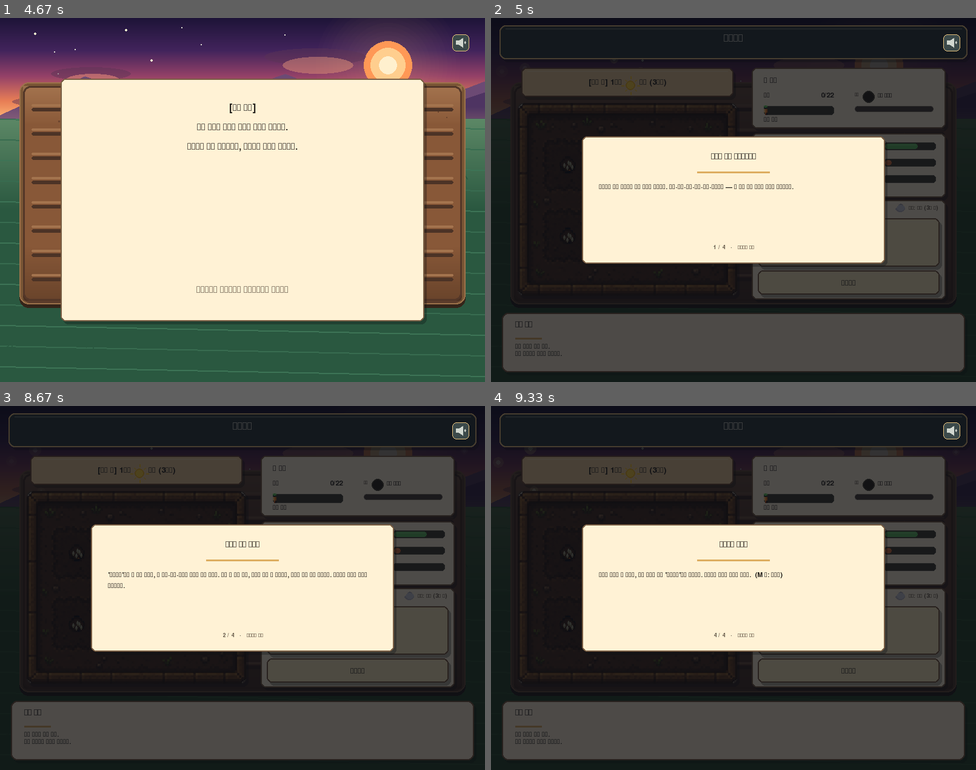
Above: before the commit, frames 1-4 (two rows, left to right).
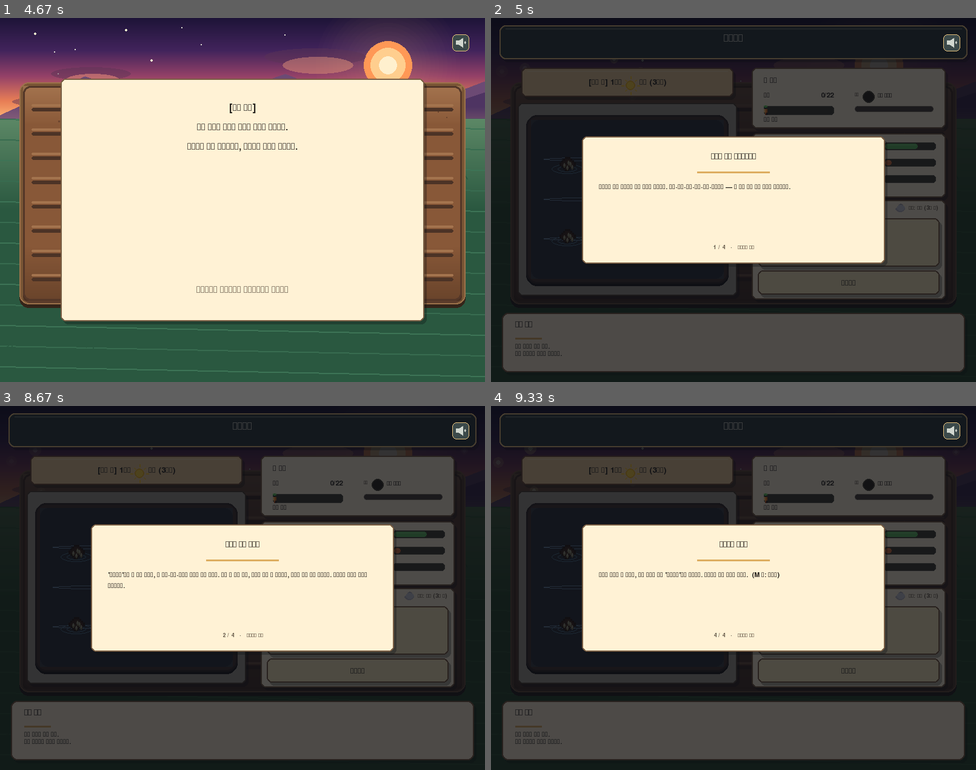
Above: after the commit, the same moments.

Repository: minulx-10/DreamFarm
Game: pygame game, started from main.py
Two runs of this game, one before a commit and one after it. Both use one fixed random seed, a clock stepped at 60 frames per second and the inputs below.
Inputs (mouse positions are in pixels of both pictures, inside the frame that each line leads up to):
- Up to frame 1 (4.67 s): click (242, 174) at 0.38 s; press the mouse at (460, 43) at 0.7 s; move the mouse to (320, 134) at 0.8 s; release the mouse at (179, 225) at 0.93 s; press the mouse at (291, 229) at 1.03 s; move the mouse to (315, 214) at 1.13 s; release the mouse at (339, 203) at 1.27 s; press the mouse at (242, 265) at 1.37 s; move the mouse to (320, 170) at 1.47 s; release the mouse at (397, 76) at 1.6 s; press the mouse at (184, 178) at 1.7 s; move the mouse to (130, 229) at 1.8 s; release the mouse at (77, 280) at 1.93 s; press the mouse at (397, 178) at 2.03 s; move the mouse to (227, 240) at 2.13 s; release the mouse at (58, 301) at 2.27 s; click (242, 334) at 2.38 s; click (194, 232) at 2.72 s; type "ann" at 3 s; tap Enter at 3.33 s; click (320, 134) at 3.55 s; click (286, 83) at 3.88 s; click (266, 98) at 4.22 s; click (232, 159) at 4.55 s
- Up to frame 2 (5 s): click (752, 265) at 4.88 s
- Up to frame 3 (8.67 s): click (213, 668) at 5.22 s; press the mouse at (460, 431) at 5.53 s; move the mouse to (315, 453) at 5.63 s; release the mouse at (174, 475) at 5.77 s; press the mouse at (194, 617) at 5.87 s; move the mouse to (189, 660) at 5.97 s; release the mouse at (184, 708) at 6.1 s; press the mouse at (242, 544) at 6.2 s; move the mouse to (189, 515) at 6.3 s; release the mouse at (135, 486) at 6.43 s; press the mouse at (242, 544) at 6.53 s; move the mouse to (271, 595) at 6.63 s; release the mouse at (305, 646) at 6.77 s; press the mouse at (242, 518) at 6.87 s; move the mouse to (271, 562) at 6.97 s; release the mouse at (295, 606) at 7.1 s; press the mouse at (291, 580) at 7.7 s; move the mouse to (344, 526) at 7.8 s; release the mouse at (392, 471) at 7.93 s; press the mouse at (242, 588) at 8.03 s; move the mouse to (232, 609) at 8.13 s; release the mouse at (227, 631) at 8.27 s; press the mouse at (242, 653) at 8.37 s; move the mouse to (320, 668) at 8.47 s; release the mouse at (392, 686) at 8.6 s
- Up to frame 4 (9.33 s): press the mouse at (782, 580) at 8.7 s; move the mouse to (791, 642) at 8.8 s; release the mouse at (801, 704) at 8.93 s; tap Enter at 9 s

Frame 1 is identical in both runs. In frame 2, 3.5% of the frame differs, in the area x 5-63%, y 23-76%; in frame 3, 3.5%; in frame 4, 3.6%, in the area x 5-61%, y 23-76%.

Commit message:
fix: 벼/논 관개농업(물바닥) 시각화 및 엔딩 식탁 음식 작물별 다각화

Diff:
--- a/core/crops.py
+++ b/core/crops.py
@@ -82,23 +82,82 @@
     """본문 속 '당근'을 지금 작물 이름으로 바꾸되, 뒤따르는 조사도 맞춘다."""
     if word == "당근":
         return text
+
+    # 작물별 사전 치환 (논/밭 명칭 및 식재료별 디테일 처리)
+    if word == "쌀밥":
+        # 밭 -> 논
+        text = text.replace("당근밭", "논")
+        text = text.replace("당근 밭", "논")
+        text = text.replace("밭의 상태", "논의 상태")
+        text = text.replace("밭 상태", "논 상태")
+        text = text.replace("밭일", "논일")
+        text = text.replace("낯선 밭", "낯선 논")
+        text = text.replace("평온한 밭", "평온한 논")
+        text = text.replace("지켜내지 못한 밭", "지켜내지 못한 논")
+        text = text.replace("밭을 지켜내지", "논을 지켜내지")
+        text = text.replace("밭이 평온하다", "논이 평온하다")
+
+        # 특정 식사/대사 맥락 치환
+        text = text.replace("당근 반찬", "쌀밥")
+        text = text.replace("당근을 베어 문", "쌀밥을 입에 넣은")
+        text = text.replace("당근을 베어문", "쌀밥을 입에 넣은")
+        text = text.replace("당근을 집어 먹는다", "쌀밥을 떠 먹는다")
+        text = text.replace("당근을 가만히 바라보다", "밥그릇을 가만히 바라보다")
+        text = text.replace("당근 한 뿌리", "벼 한 포기")
+        text = text.replace("당근 한 조각", "쌀밥 한 숟갈")
+        text = text.replace("젓가락", "숟가락")
+        text = text.replace("흙 묻은 당근", "햅쌀 봉지")
+        text = text.replace("당근 잎", "벼 잎")
+        text = text.replace("당근 씨앗", "볍씨")
+
+        # 식탁 맥락과 재배 맥락에 따라 치환할 작물명 결정 (쌀밥 vs 벼)
+        is_meal = False
+        for keyword in ["남기지 마라", "몸에 좋으니까", "먹어라", "맛", "식탁", "그릇"]:
+            if keyword in text:
+                is_meal = True
+                break
+        word_to_use = "쌀밥" if is_meal else "벼"
+    elif word == "사과":
+        text = text.replace("당근밭", "사과밭")
+        text = text.replace("당근 밭", "사과밭")
+        text = text.replace("당근 반찬", "사과 반찬")
+        text = text.replace("당근 한 뿌리", "사과 한 알")
+        text = text.replace("당근 한 조각", "사과 한 조각")
+        text = text.replace("흙 묻은 당근", "갓 딴 사과")
+        text = text.replace("당근 잎", "사과 잎")
+        text = text.replace("당근 씨앗", "사과 씨앗")
+        word_to_use = word
+    elif word == "감자":
+        text = text.replace("당근밭", "감자밭")
+        text = text.replace("당근 밭", "감자밭")
+        text = text.replace("당근 반찬", "감자 반찬")
+        text = text.replace("당근 한 뿌리", "감자 한 알")
+        text = text.replace("당근 한 조각", "감자 한 조각")
+        text = text.replace("흙 묻은 당근", "흙 묻은 감자")
+        text = text.replace("당근 잎", "감자 잎")
+        text = text.replace("당근 씨앗", "씨감자")
+        word_to_use = word
+    else:
+        word_to_use = word
+
     out = []
     i = 0
     while i < len(text):
         if text.startswith("당근", i):
-            out.append(word)
+            out.append(word_to_use)
             i += 2
             if i < len(text):
                 nxt = text[i]
                 for with_b, without_b in _JOSA_PAIRS:
                     if nxt in (with_b, without_b):
-                        out.append(with_b if _has_batchim(word) else without_b)
+                        out.append(with_b if _has_batchim(word_to_use) else without_b)
                         i += 1
                         break
         else:
             out.append(text[i])
             i += 1
     return "".join(out)
+
 
 
 # ── 악)몽중농원 — 진엔딩 해금 모드 ──
--- a/scenes/ending.py
+++ b/scenes/ending.py
@@ -576,18 +576,47 @@
             # 2. 그릇 (입체 백자)
             self._draw_plate(screen, 400, 345, tc)
 
-            # 3. 그릇에 담긴 당근 반찬 조각들 (안면 가운데)
+            # 3. 그릇에 담긴 반찬/음식 조각들 (안면 가운데)
             if tc > 120:
-                chunks = [
-                    ([(376, 348), (392, 342), (396, 352), (380, 356)], (245, 125, 30), (205, 85, 15)),
-                    ([(396, 341), (414, 337), (418, 347), (400, 351)], (255, 140, 40), (215, 95, 20)),
-                    ([(416, 350), (432, 344), (438, 354), (422, 358)], (235, 115, 25), (195, 75, 10)),
-                ]
-                for pts, fill, edge in chunks:
-                    pygame.draw.polygon(screen, (min(tc, fill[0]), min(tc, fill[1]), min(tc, fill[2])), pts)
-                    pygame.draw.polygon(screen, (min(tc, edge[0]), min(tc, edge[1]), min(tc, edge[2])), pts, 1)
-                pygame.draw.circle(screen, (min(tc, 255), min(tc, 255), min(tc, 255)), (388, 346), 1)
-                pygame.draw.circle(screen, (min(tc, 255), min(tc, 255), min(tc, 255)), (408, 342), 1)
+                crop_key = game_state.crop
+                if crop_key == "apple":
+                    # 사과: 붉은 사과 껍질이 살짝 보이는 초승달 모양 슬라이스들
+                    # 사과 조각 1
+                    pts1 = [(378, 348), (395, 340), (410, 348), (392, 355)]
+                    pygame.draw.polygon(screen, (min(tc, 245), min(tc, 235), min(tc, 215)), pts1)
+                    pygame.draw.arc(screen, (min(tc, 190), min(tc, 30), min(tc, 30)), (376, 338, 36, 18), 3.14, 6.28, 2)
+                    # 사과 조각 2
+                    pts2 = [(398, 342), (415, 334), (430, 342), (412, 349)]
+                    pygame.draw.polygon(screen, (min(tc, 245), min(tc, 235), min(tc, 215)), pts2)
+                    pygame.draw.arc(screen, (min(tc, 190), min(tc, 30), min(tc, 30)), (396, 332, 36, 18), 3.14, 6.28, 2)
+                elif crop_key == "potato":
+                    # 감자: 둥글고 파근파근한 찐감자 덩어리들 (연노랑/베이지)
+                    chunks = [
+                        ([(376, 349), (390, 342), (398, 350), (384, 356)], (230, 205, 150), (160, 120, 80)),
+                        ([(394, 344), (412, 338), (418, 346), (402, 351)], (235, 212, 160), (165, 125, 85)),
+                        ([(414, 351), (428, 345), (434, 353), (420, 358)], (225, 200, 145), (155, 115, 75)),
+                    ]
+                    for pts, fill, edge in chunks:
+                        pygame.draw.polygon(screen, (min(tc, fill[0]), min(tc, fill[1]), min(tc, fill[2])), pts)
+                        pygame.draw.polygon(screen, (min(tc, edge[0]), min(tc, edge[1]), min(tc, edge[2])), pts, 1)
+                elif crop_key == "rice":
+                    # 쌀밥: 그릇 위에 봉긋하게 솟아오른 소복한 흰 쌀밥 heap
+                    pygame.draw.ellipse(screen, (min(tc, 248), min(tc, 246), min(tc, 240)), (360, 322, 80, 32))
+                    pygame.draw.ellipse(screen, (min(tc, 255), min(tc, 255), min(tc, 255)), (370, 314, 60, 28))
+                    for gx, gy in [(375, 330), (390, 322), (410, 325), (425, 332), (395, 334)]:
+                        pygame.draw.ellipse(screen, (min(tc, 240), min(tc, 238), min(tc, 230)), (gx, gy, 4, 3))
+                else:
+                    # 당근 반찬
+                    chunks = [
+                        ([(376, 348), (392, 342), (396, 352), (380, 356)], (245, 125, 30), (205, 85, 15)),
+                        ([(396, 341), (414, 337), (418, 347), (400, 351)], (255, 140, 40), (215, 95, 20)),
+                        ([(416, 350), (432, 344), (438, 354), (422, 358)], (235, 115, 25), (195, 75, 10)),
+                    ]
+                    for pts, fill, edge in chunks:
+                        pygame.draw.polygon(screen, (min(tc, fill[0]), min(tc, fill[1]), min(tc, fill[2])), pts)
+                        pygame.draw.polygon(screen, (min(tc, edge[0]), min(tc, edge[1]), min(tc, edge[2])), pts, 1)
+                    pygame.draw.circle(screen, (min(tc, 255), min(tc, 255), min(tc, 255)), (388, 346), 1)
+                    pygame.draw.circle(screen, (min(tc, 255), min(tc, 255), min(tc, 255)), (408, 342), 1)
 
             # 4. 젓가락
             if tc > 150:
--- a/scenes/farm.py
+++ b/scenes/farm.py
@@ -1213,6 +1213,37 @@
             pygame.draw.line(screen, (82, 53, 35), (cx - 40, cy + 30), (cx - 20, cy + 40), 2)
             pygame.draw.line(screen, (82, 53, 35), (cx + 24, cy - 34), (cx + 40, cy - 24), 2)
 
+    def _draw_paddy_field(self, screen, plot_rect):
+        """벼용 물이 자작한 논 (관개농업 연출) — 6구덩이 대신 물이 채워진 논바닥과 물결."""
+        sc = self.season_colors
+        inner = pygame.Rect(plot_rect.x + 22, plot_rect.y + 28, plot_rect.w - 44, plot_rect.h - 56)
+
+        # 논둑 (dyke/frame)
+        frame = inner.inflate(16, 16)
+        pygame.draw.rect(screen, (35, 30, 25), frame.move(0, 4), border_radius=18) # 그림자
+        pygame.draw.rect(screen, (100, 75, 55), frame, border_radius=18)          # 논둑 몸통 (흙둑)
+        pygame.draw.rect(screen, (75, 55, 40), frame, 3, border_radius=18)         # 논둑 어두운 선
+
+        # 논 물바닥 (진흙 기저)
+        pygame.draw.rect(screen, (55, 42, 32), inner, border_radius=14)
+
+        # 자작하게 고인 물 (수분에 따라 물의 밝기와 비침이 달라짐)
+        water_alpha = min(220, max(80, int(self.moisture * 2.2)))
+        water_surf = pygame.Surface((inner.w, inner.h), pygame.SRCALPHA)
+        water_surf.fill((65, 115, 145, water_alpha))
+        screen.blit(water_surf, (inner.x, inner.y))
+
+        # 물 반사광/하이라이트 (가로로 긴 맑은 물결선들)
+        for i in range(1, 4):
+            ly = inner.y + inner.h * i // 4
+            pygame.draw.ellipse(screen, (160, 205, 235, 100), (inner.x + 20, ly - 4, inner.w - 40, 8), 1)
+
+        # 6개의 모내기 자리 주변에 자작한 물결(동심원 잔물결) 그리기
+        for cx, cy in self.crop_positions():
+            rx, ry = cx, cy + 8
+            pygame.draw.ellipse(screen, (120, 180, 210, 140), (rx - 16, ry - 5, 32, 10), 1)
+            pygame.draw.ellipse(screen, (120, 180, 210, 80), (rx - 26, ry - 8, 52, 16), 1)
+
     def _draw_tree(self, screen, ratio):
         """나무류 작물: 한 그루의 나무가 성장 비율(ratio)에 따라 자란다.
         어린 묘목 → 굵어지는 줄기와 우거지는 잎 → 수확기엔 열매가 맺힌다."""
@@ -1338,6 +1369,9 @@
         if self.is_tree:
             # 나무류는 6구덩이 밭 이미지 대신, 구덩이 없는 민 흙바닥에 한 그루만 심는다
             self._draw_plain_soil(screen, plot_rect)
+        elif game_state.crop == "rice":
+            # 벼는 관개농업(논)을 시각적으로 묘사한다
+            self._draw_paddy_field(screen, plot_rect)
         elif "field_bed" in sprites:
             screen.blit(sprites["field_bed"], (plot_rect.x, plot_rect.y))
         else:
@@ -1361,13 +1395,13 @@
                 pygame.draw.rect(screen, mix_color(base_color, (255, 235, 180), 0.16), patch_rect, 2, border_radius=12)
 
         # 2. Draw moisture-specific visual clues over the patches (구덩이 밭에서만)
-        if not self.is_tree and self.moisture < 28:
+        if not self.is_tree and game_state.crop != "rice" and self.moisture < 28:
             # Draw tiny cracking lines in the soil patches
             for idx, (x, y) in enumerate(self.crop_positions()):
                 px, py = x, y + 12
                 pygame.draw.line(screen, (82, 53, 35), (px - 22, py - 14), (px - 10, py - 8), 2)
                 pygame.draw.line(screen, (82, 53, 35), (px + 10, py + 14), (px + 22, py + 18), 2)
-        elif not self.is_tree and self.moisture > 72:
+        elif not self.is_tree and game_state.crop != "rice" and self.moisture > 72:
             # Draw wet puddle reflections under crops
             for idx, (x, y) in enumerate(self.crop_positions()):
                 px, py = x - 18, y + 36
